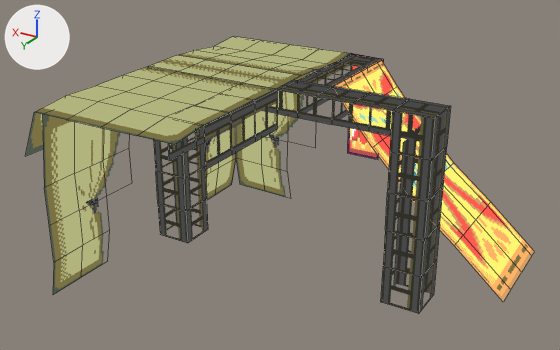
The Blender file Assets/ImportedAssets/StationAssets/RefugeeCamp/TentContaine4.blend, before and after one commit.
Camera for both pictures: a camera (50 mm lens) standing at (-4.68, 8.23, 5.26) and looking at (-0.04, 0.51, 1.4). Every picture has the same lights, and +X, +Y and +Z are marked at upper left. Mesh edges are drawn as thin lines.
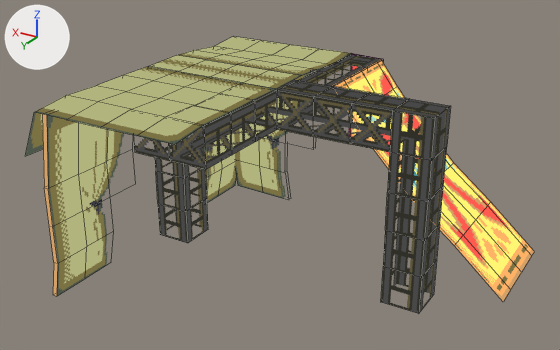
The edits, one by one:
me_cube is used by ob_cube; location (0.0, 0.0, 0.0).
me_cube had 89 vertices, 71 faces and spanned x -2.0..2.0, y -1.5..2.0, z 0.0..2.5.
me_cube now has 94 vertices, 91 faces and spans x -2.0..2.0, y -1.5..2.0, z 0.0..2.5.
Part 1, on me_cube:
5 vertices are added at (1.0, 2.0, 2.5), (1.0, 2.0, 2.0), (-1.0, 0.5, 2.0), (1.0, 0.5, 2.0), (-0.5, 0.5, 2.0).
20 new faces join them.
me_cube_001 is used by ob_cube_001; location (0.0, -1.5, 2.5).
Verts and faces of me_cube_001; kept vertices keep their numbers, new ones are numbered from 151.
Before the commit, vertices of me_cube_001: 45 (0.0, -0.01, -1.5) at pixel (347, 153), 70 (-0.5, -0.01, -1.5) at pixel (378, 159), 81 (-0.5, -0.01, -1.0), 82 (0.0, -0.01, -1.0).
me_cube_001 had 151 vertices, 98 faces and spanned x -2.87..2.25, y -0.17..4.0, z -2.48..0.04.
me_cube_001 now has 205 vertices, 136 faces and spans x -2.87..2.25, y -0.17..4.0, z -2.48..0.04.
me_cube_001 part 2: the loose piece of 18 vertices spanning x 0.48..1.99, y -0.07..0.23, z -2.48..-0.04 is copied, and the copy is moved by (0.0, 0.06, 0.0); it spans x 0.48..1.99, y -0.01..0.3, z -2.48..-0.04.
Part 3, on me_cube_001:
Vertices 45, 70, 81, 82 move by (0.0, 0.0, 0.19).
Part 4, on me_cube_001:
18 vertices are added at x 1.8..2.03, y 0.0..4.0, z -2.48..-0.04.
8 new vertices lie (-0.07, 0.0, 0.0) away from vertices in x 1.87..2.0, y 0.0..4.0, z -1.98..-0.04.
5 new vertices lie (0.0, -0.5, 0.0) away from vertices in x 1.8..2.03, y 4.0, z -2.48..-0.04.
5 new vertices lie (0.0, -0.5, 0.0) away from vertices in x 1.8..2.03, y 3.5, z -2.48..-0.04.
28 new faces join them.

Changed parts and their boxes [x1, y1, x2, y2] in the pictures (560 x 350 px; the box of a moved part takes in the faces that stretch with it):
'Cube', reshaped (7% wider)
    before: [154, 55, 451, 313]
    after: [133, 55, 451, 313]
part 1 of me_cube, added
    after: [133, 90, 392, 170]
part 2 of me_cube_001, added (beige)
    after: [236, 72, 313, 200]
part 3 of me_cube_001, moved or reshaped (not visible afterwards)
    before: [348, 128, 378, 160]
part 4 of me_cube_001, added (beige)
    after: [42, 114, 237, 296]
